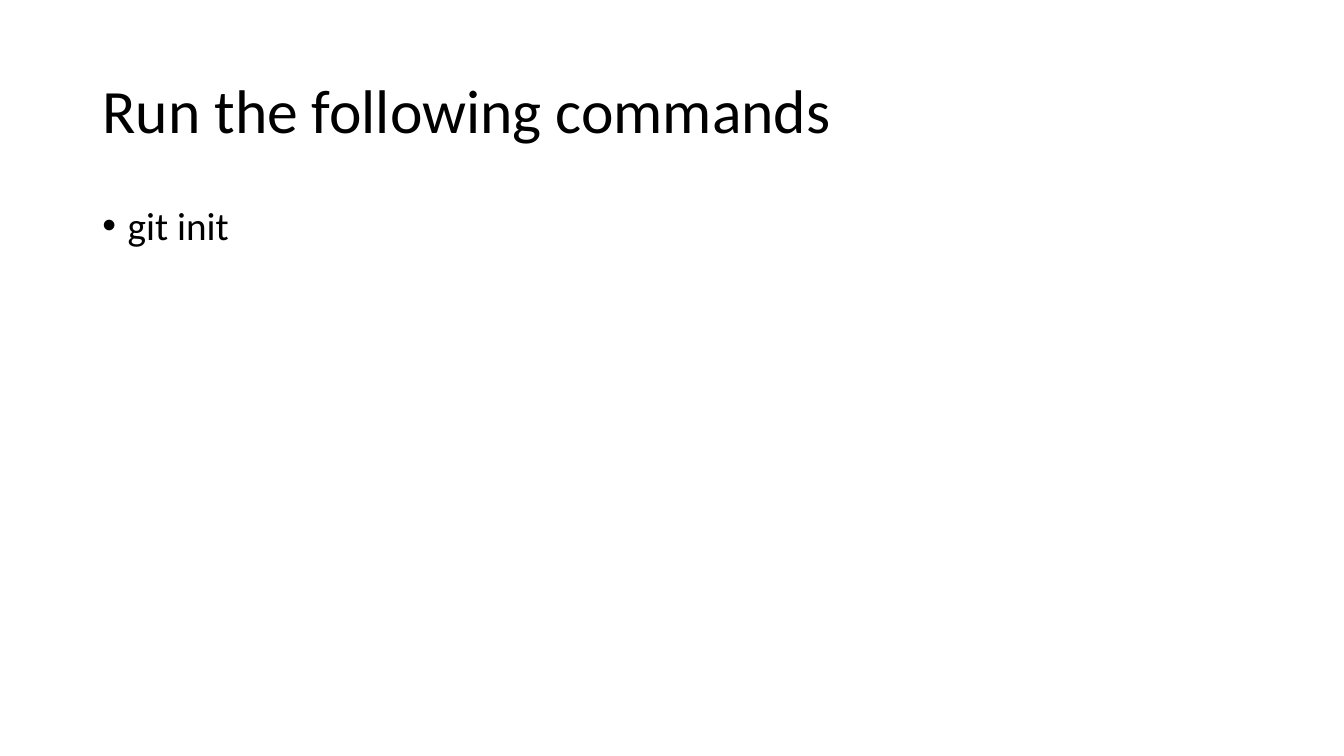
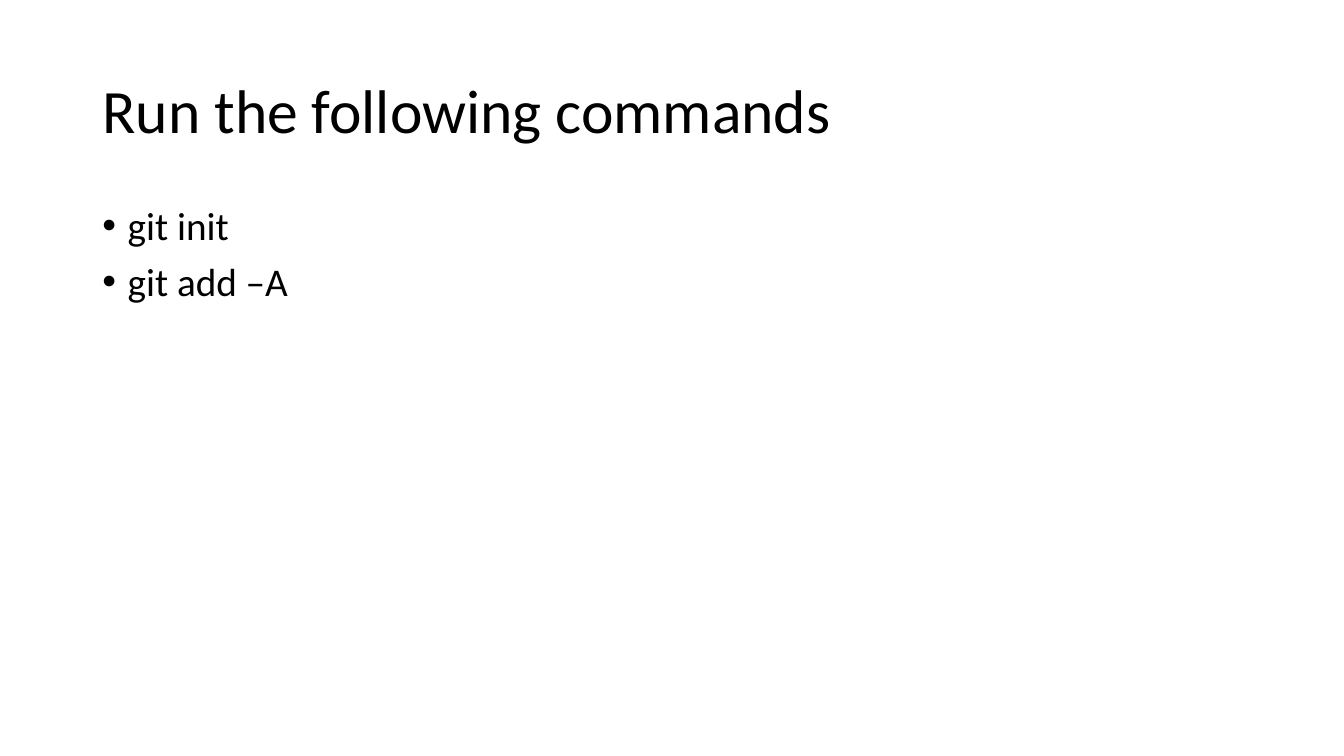
Before and after one commit to jonathanjaime/InstituteOfData, a slide deck: slide 22 of Module0/Installing Git.pptx. Drawn at 1344x756 pixels with LibreOffice and Linux fonts; fonts in the diff are those of the drawing. Boxes give left, top, right and bottom in pixels: in the first picture for what was removed or moved away, otherwise in the second. Text is boxed around its words. In the diff, an @@ line names an element or a change of style, - is before the commit and + after.

Commit message:
initial commit

```diff
--- a/Module0/Installing Git.pptx
+++ b/Module0/Installing Git.pptx
@@ text at [128, 268, 288, 303]: paragraph added @@
+• git add –A
```
